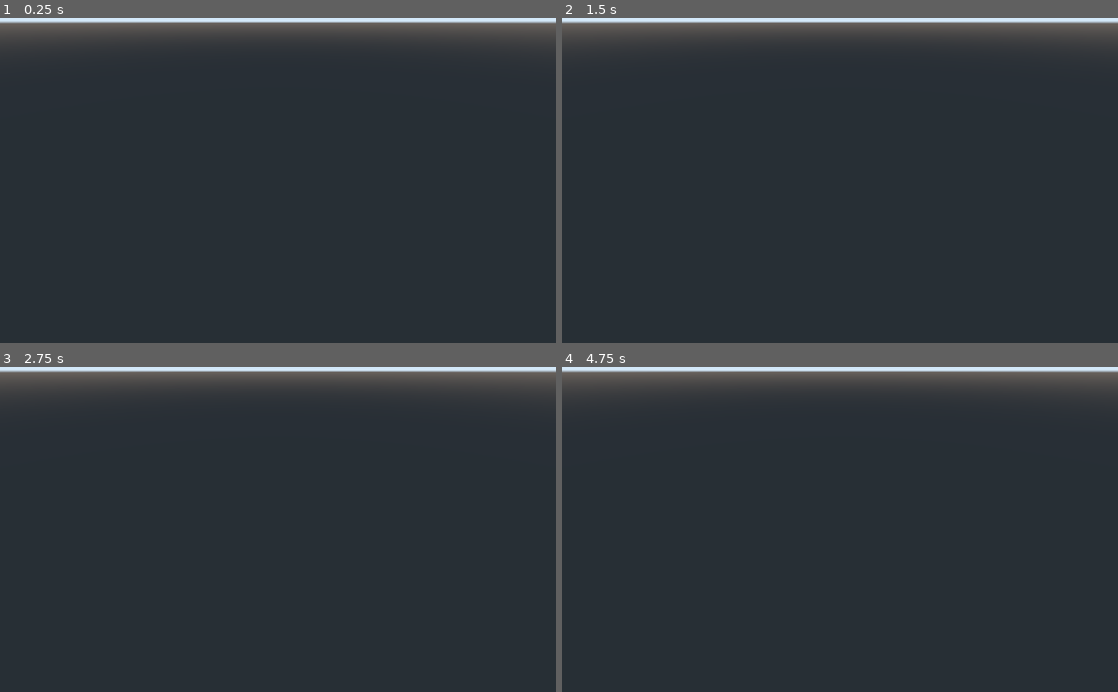
Above: before the commit, frames 1-4 (two rows, left to right).
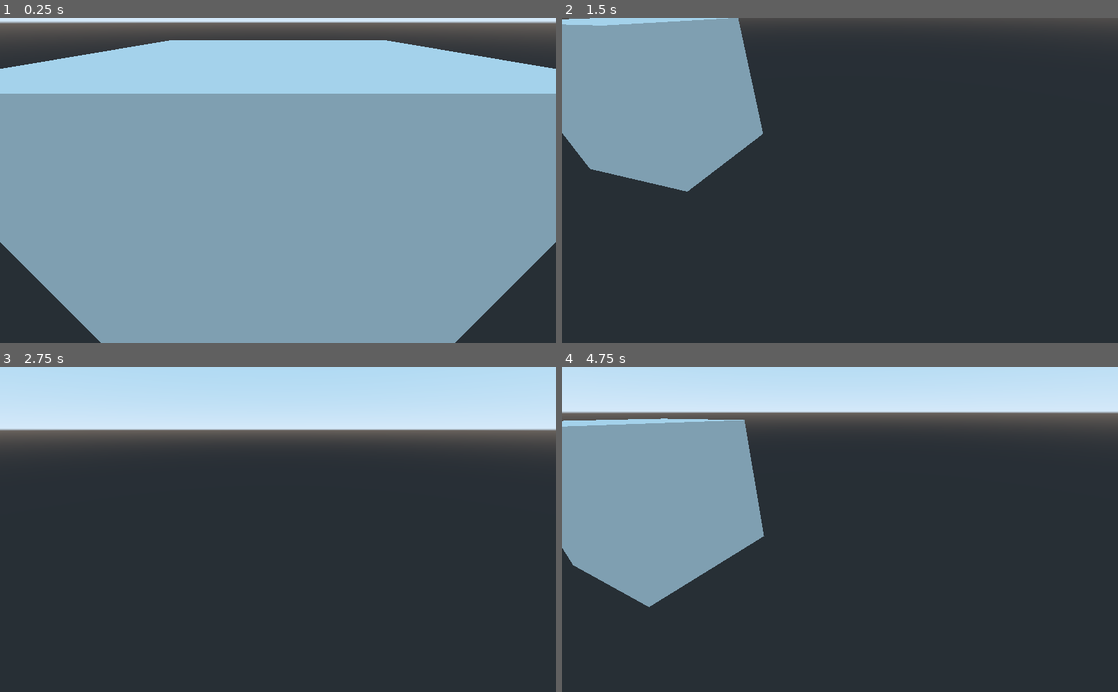
Above: after the commit, the same moments.

Repository: mmbwatt/VoxelWorld
Game: Godot game, scene res://Main.tscn
The game is run twice, just before and just after one commit, with the same random seed, the same clock (stepped at 60 frames per second) and the same inputs.
Inputs (mouse positions are in pixels of both pictures, inside the frame that each line leads up to):
- Up to frame 1 (0.25 s): no input
- Up to frame 2 (1.5 s): tap Enter at 0.5 s; move the mouse to (962, 164) at 0.52 s; hold D (move_right, bound only after the commit) 0.53-1.28 s; hold Right mouse button (camera_move, bound only after the commi… 0.53-1.28 s; tap Shift (move_sprint, bound only after the commit) at 0.8, 1.35 s; move the mouse to (728, 196) at 1.27 s; hold S (move_backward, bound only after the commit) from 1.28 s (still down)
- Up to frame 3 (2.75 s): right-click (166, 545) at 1.55 s; tap Space at 2 s; move the mouse to (333, 458) at 2.02 s; release S (move_backward, bound only after the commit) at 2.03 s; hold D (move_right, bound only after the commit) from 2.03 s (still down); hold Right mouse button (camera_move, bound only after the commi… from 2.03 s (still down); tap Shift (move_sprint, bound only after the commit) at 2.3 s
- Up to frame 4 (4.75 s): tap Enter at 2.75, 4.25 s; move the mouse to (812, 594) at 2.77 s; release D (move_right, bound only after the commit) at 2.78 s; release Right mouse button (camera_move, bound only after the commi… at 2.78 s; hold W (move_forward, bound only after the commit) 2.78-3.53 s; tap Shift (move_sprint, bound only after the commit) at 2.85, 3.8, 4.35 s; right-click (812, 594) at 3.05 s; tap Space at 3.5 s; move the mouse to (1006, 578) at 3.52 s; hold Right mouse button (camera_move, bound only after the commi… 3.53-4.28 s; hold A (move_left, bound only after the commit) from 3.53 s (still down); move the mouse to (673, 480) at 4.27 s; right-click (673, 480) at 4.55 s

The runs differ from the first frame. In frame 1, 85% of the frame differs, in the area x 0-100%, y 6-100%; in frame 2, 19%; in frame 3, 24%; in frame 4, 34%.

Commit message:
Added simple free move camera script to the camera in the main scene

Diff:
--- a/Main.tscn
+++ b/Main.tscn
@@ -1,6 +1,9 @@
-[gd_scene load_steps=2 format=2]
+[gd_scene load_steps=4 format=2]
 
 [ext_resource path="res://test_mesh_generation.gd" type="Script" id=1]
+[ext_resource path="res://scripts/FreeMoveCamera.gd" type="Script" id=2]
+
+[sub_resource type="CubeMesh" id=1]
 
 [node name="Main" type="Spatial"]
 
@@ -9,3 +12,8 @@
 
 [node name="Camera" type="Camera" parent="."]
 transform = Transform( 1, 0, 0, 0, 0.82602, 0.563641, 0, -0.563641, 0.82602, 0, 1.13926, 1.56564 )
+script = ExtResource( 2 )
+
+[node name="MeshInstance" type="MeshInstance" parent="."]
+mesh = SubResource( 1 )
+material/0 = null
--- a/project.godot
+++ b/project.godot
@@ -19,6 +19,49 @@
 run/main_scene="res://Main.tscn"
 config/icon="res://icon.png"
 
+[input]
+
+move_forward={
+"deadzone": 0.5,
+"events": [ Object(InputEventKey,"resource_local_to_scene":false,"resource_name":"","device":0,"alt":false,"shift":false,"control":false,"meta":false,"command":false,"pressed":false,"scancode":87,"unicode":0,"echo":false,"script":null)
+ ]
+}
+move_backward={
+"deadzone": 0.5,
+"events": [ Object(InputEventKey,"resource_local_to_scene":false,"resource_name":"","device":0,"alt":false,"shift":false,"control":false,"meta":false,"command":false,"pressed":false,"scancode":83,"unicode":0,"echo":false,"script":null)
+ ]
+}
+move_left={
+"deadzone": 0.5,
+"events": [ Object(InputEventKey,"resource_local_to_scene":false,"resource_name":"","device":0,"alt":false,"shift":false,"control":false,"meta":false,"command":false,"pressed":false,"scancode":65,"unicode":0,"echo":false,"script":null)
+ ]
+}
+move_right={
+"deadzone": 0.5,
+"events": [ Object(InputEventKey,"resource_local_to_scene":false,"resource_name":"","device":0,"alt":false,"shift":false,"control":false,"meta":false,"command":false,"pressed":false,"scancode":68,"unicode":0,"echo":false,"script":null)
+ ]
+}
+move_up={
+"deadzone": 0.5,
+"events": [ Object(InputEventKey,"resource_local_to_scene":false,"resource_name":"","device":0,"alt":false,"shift":false,"control":false,"meta":false,"command":false,"pressed":false,"scancode":69,"unicode":0,"echo":false,"script":null)
+ ]
+}
+move_down={
+"deadzone": 0.5,
+"events": [ Object(InputEventKey,"resource_local_to_scene":false,"resource_name":"","device":0,"alt":false,"shift":false,"control":false,"meta":false,"command":false,"pressed":false,"scancode":81,"unicode":0,"echo":false,"script":null)
+ ]
+}
+camera_move={
+"deadzone": 0.5,
+"events": [ Object(InputEventMouseButton,"resource_local_to_scene":false,"resource_name":"","device":0,"alt":false,"shift":false,"control":false,"meta":false,"command":false,"button_mask":0,"position":Vector2( 0, 0 ),"global_position":Vector2( 0, 0 ),"factor":1.0,"button_index":2,"pressed":false,"doubleclick":false,"script":null)
+ ]
+}
+move_sprint={
+"deadzone": 0.5,
+"events": [ Object(InputEventKey,"resource_local_to_scene":false,"resource_name":"","device":0,"alt":false,"shift":false,"control":false,"meta":false,"command":false,"pressed":false,"scancode":16777237,"unicode":0,"echo":false,"script":null)
+ ]
+}
+
 [rendering]
 
 environment/default_environment="res://default_env.tres"
--- /dev/null
+++ b/scripts/FreeMoveCamera.gd
@@ -0,0 +1,70 @@
+extends Spatial
+
+export var _base_speed : int = 5
+export var _look_sensitivity : float = 5
+
+var minLookAngle : float = -90
+var maxLookAngle : float = 90
+
+var inputX : int = 0
+var inputY : int = 0
+var inputZ : int = 0
+var sprintModifier : int = 2
+var speed : float
+
+var mouseDelta : Vector2 = Vector2()
+
+func _ready():
+	resetInputValues()
+
+
+func _input(event) -> void:
+	if event is InputEventMouseMotion:
+		mouseDelta = event.relative
+
+
+
+func _process(delta):
+	if Input.is_action_pressed("camera_move"):
+		cameraRotate(delta)
+		moveCamera(delta)
+
+
+func cameraRotate(delta) -> void:
+	rotation_degrees.x -= mouseDelta.y * _look_sensitivity * delta
+	rotation_degrees.x = clamp(rotation_degrees.x, minLookAngle, maxLookAngle)
+	rotation_degrees.y -= mouseDelta.x * _look_sensitivity * delta
+	mouseDelta = Vector2()
+
+
+func moveCamera(delta) -> void:
+	resetInputValues()
+	if Input.is_action_pressed("move_forward"):
+		inputZ = -1
+	elif Input.is_action_pressed("move_backward"):
+		inputZ = 1
+
+	if Input.is_action_pressed("move_left"):
+		inputX = -1
+	elif Input.is_action_pressed("move_right"):
+		inputX = 1
+
+	if Input.is_action_pressed("move_up"):
+		inputY = 1
+	elif Input.is_action_pressed("move_down"):
+		inputY = -1
+
+	if Input.is_action_pressed("move_sprint"):
+		speed *= 2
+
+	var inputDirection : Vector3 = Vector3(inputX, inputY, inputZ)
+	inputDirection = inputDirection.normalized()
+
+	translate(inputDirection * speed * delta)
+
+
+func resetInputValues() -> void:
+	inputX = 0
+	inputY = 0
+	inputZ = 0
+	speed = _base_speed
